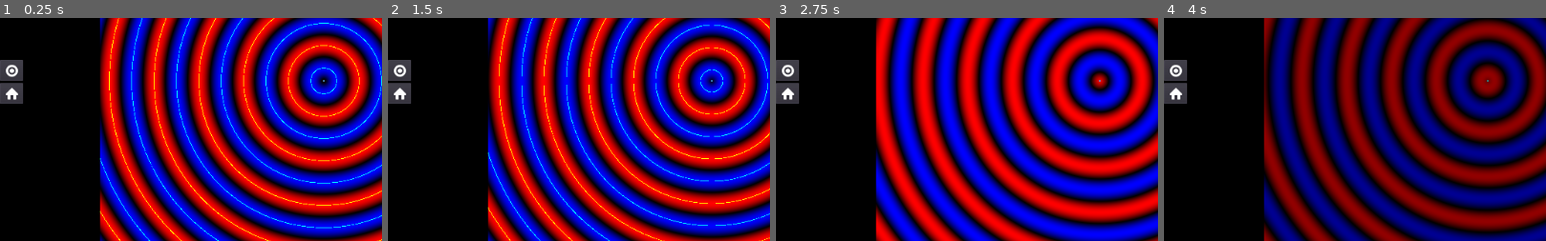
Above: before the commit, frames 1-4 (left to right).
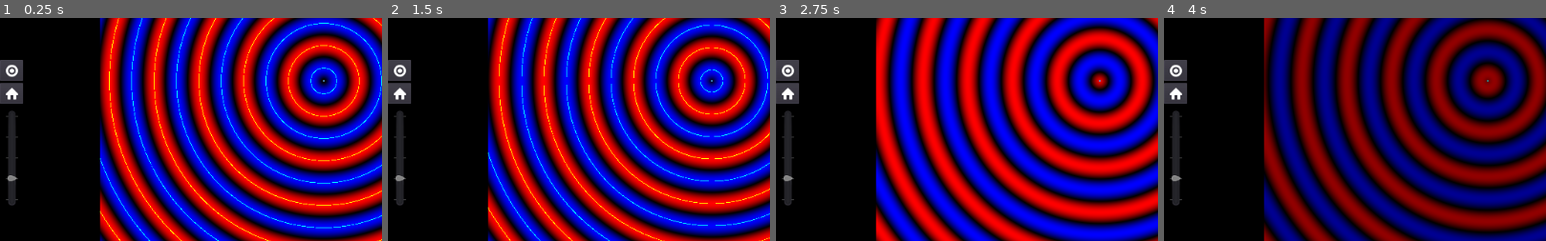
Above: after the commit, the same moments.

Repository: scapegoat57/NavSim
Game: Godot game, scene res://AntennaGraph.tscn
The game is run twice, just before and just after one commit, with the same random seed, the same clock (stepped at 60 frames per second) and the same inputs.
Inputs (mouse positions are % of the whole screen's width and height, from its top left):
- Up to frame 1 (0.25 s): no input
- Up to frame 2 (1.5 s): click (39, 97) at 0.5 s; click (46, 97) at 1.25 s
- Up to frame 3 (2.75 s): click "Overlay" at 2 s
- Up to frame 4 (4 s): click "C" at 2.75 s; click "Antenna1 Enabled" at 3.5 s
The pictures show only the part of the screen within x 0-50%, y 36-86%; the shares and areas given below are measured in that part.

The runs differ from the first frame. In frame 1, 0.8% of the frame differs, in the area x 1-5%, y 41-85%; in frame 2, 0.8%; in frame 3, 0.8%; in frame 4, 0.8%.

Commit message:
added zoom slider

Diff:
--- a/project/AngleOverlay.gd
+++ b/project/AngleOverlay.gd
@@ -11,5 +11,5 @@
 func _process(delta):
 	global_position=Vector2.ZERO
 	self.points[0] = graph_node.local_to_world(Vector2.ZERO)+graph_node.rect_global_position
-	var far_point=Vector2(-10000,sin(deg2rad(angle))*10000)
+	var far_point=Vector2(-100000,sin(deg2rad(angle))*100000)
 	points[1]=graph_node.local_to_world(far_point)
--- a/project/AntennaGraph.tscn
+++ b/project/AntennaGraph.tscn
@@ -17,6 +17,7 @@
 [ext_resource path="res://sprites/target.png" type="Texture" id=15]
 [ext_resource path="res://AngleOverlay.gd" type="Script" id=16]
 [ext_resource path="res://sprites/home.png" type="Texture" id=17]
+[ext_resource path="res://ZoomSlider.gd" type="Script" id=18]
 
 [node name="AntennaGraph" type="Control"]
 anchor_right = 1.0
@@ -1074,6 +1075,23 @@
 margin_bottom = 59.0
 rect_scale = Vector2( 0.5, 0.5 )
 icon = ExtResource( 17 )
+
+[node name="ZoomSlider" type="VSlider" parent="."]
+anchor_top = 0.5
+anchor_bottom = 0.5
+margin_left = 8.0
+margin_top = 40.0
+margin_right = 24.0
+margin_bottom = 168.0
+min_value = 1.0
+max_value = 10000.0
+step = 0.0
+value = 10.0
+exp_edit = true
+tick_count = 5
+ticks_on_borders = true
+script = ExtResource( 18 )
+graph_path = NodePath("../GraphContainer/Graph")
 
 [connection signal="gui_input" from="GraphContainer/Graph" to="GraphContainer/Graph" method="_on_Graph_gui_input"]
 [connection signal="pressed" from="GraphContainer/Graph/HBoxContainer/ResetTimeButton" to="GraphContainer/Graph" method="reset_time"]
@@ -1124,3 +1142,4 @@
 [connection signal="pressed" from="TabContainer/GS/GSControls/Button" to="TabContainer/GS/GSControls" method="_on_Swap_pressed"]
 [connection signal="toggled" from="RulerVisibleButton" to="GraphContainer/Graph/AngleRuler" method="set_visible"]
 [connection signal="pressed" from="HomeButton" to="GraphContainer/Graph" method="set_origin" binds= [ Vector2( 0, 0 ) ]]
+[connection signal="value_changed" from="ZoomSlider" to="GraphContainer/Graph" method="set_zoom_level"]
--- /dev/null
+++ b/project/ZoomSlider.gd
@@ -0,0 +1,11 @@
+extends VSlider
+
+export var graph_path:NodePath
+onready var graph_node=get_node(graph_path) as RadiationGraph;
+
+func _ready():
+	graph_node.connect("zoom_level_changed", self, "zoom_level_changed")
+
+func zoom_level_changed(value):
+	if self.value != value:
+		self.value = value;
--- a/project/radiation_graph.gd
+++ b/project/radiation_graph.gd
@@ -7,6 +7,7 @@
 export var frequency=1
 export var time_scale = 1.0
 var timer=0.0;
+signal zoom_level_changed(new_value)
 
 func _ready():
 	material.set_shader_param("zoom",zoom_level)
@@ -79,10 +80,9 @@
 				drag_start=event.position/rect_size
 			if event.button_index == BUTTON_WHEEL_UP:
 				zoom_level -= 1 if zoom_level > 1 else 0
-				material.set_shader_param("zoom",zoom_level)
+				set_zoom_level(zoom_level)
 			if event.button_index == BUTTON_WHEEL_DOWN:
-				zoom_level+=1
-				material.set_shader_param("zoom",zoom_level)
+				set_zoom_level(zoom_level+1)
 #		if !event.pressed:
 #			print(event.as_text())
 
@@ -116,6 +116,10 @@
 func set_zoom_level(value):
 	zoom_level=value
 	material.set_shader_param("zoom",value)
+	emit_signal("zoom_level_changed",value)
+
+func increment_zoom_level(delta):
+	set_zoom_level(zoom_level + delta)
 
 func hide_below_ground(value):
 	material.set_shader_param("hide_below_ground", value)
Not shown: 1 places in project/AntennaGraph.tscn that only renumber resources
